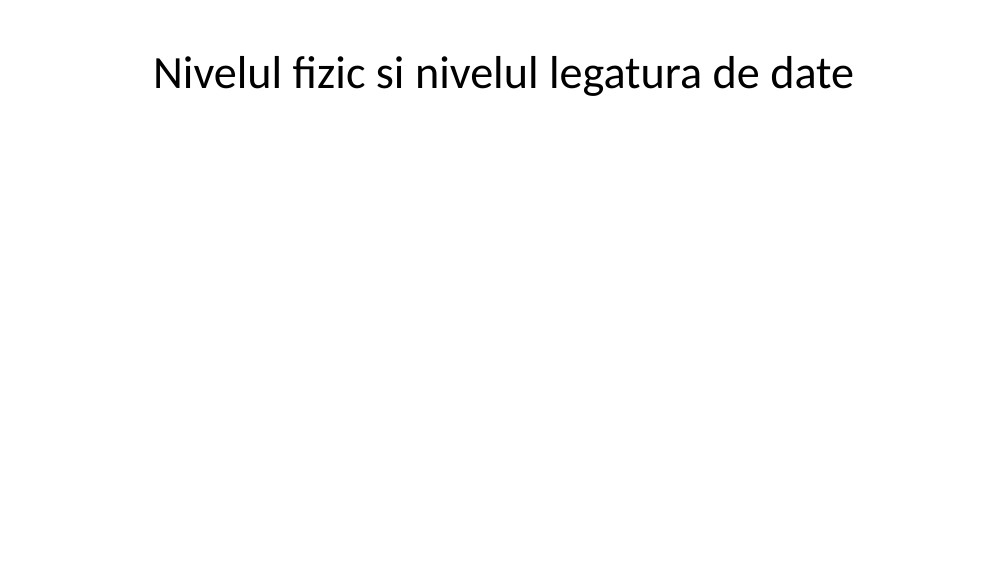
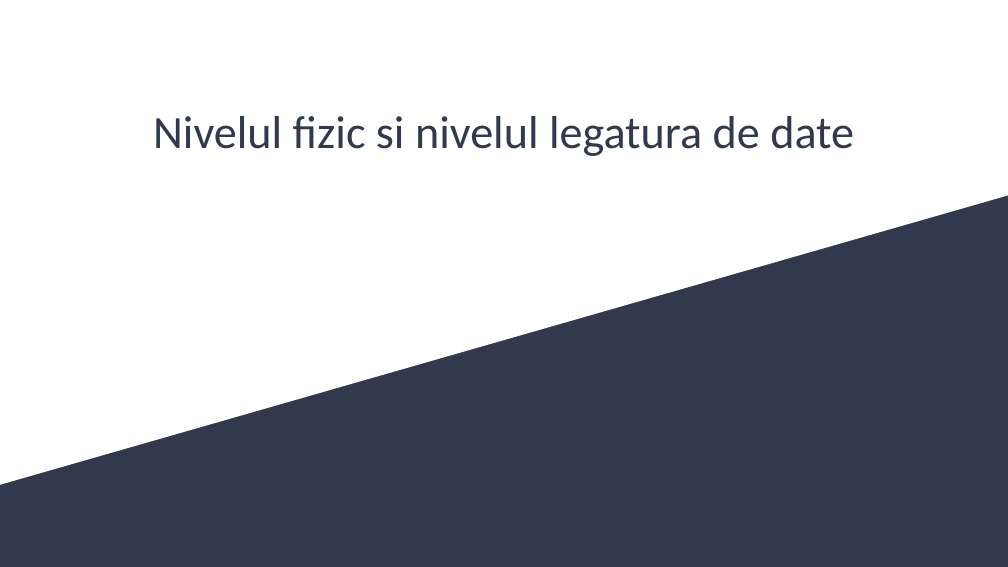
Before and after one commit to hypothetical-andrei/compnet-live-2026, a slide deck: slide 1 of c4/c4-fizic-si-legatura-de-date.pptx. Drawn at 1008x567 pixels with LibreOffice and Linux fonts; fonts in the diff are those of the drawing. Boxes give left, top, right and bottom in pixels: in the first picture for what was removed or moved away, otherwise in the second. Text is boxed around its words. In the diff, an @@ line names an element or a change of style, - is before the commit and + after.

```diff
--- a/c4/c4-fizic-si-legatura-de-date.pptx
+++ b/c4/c4-fizic-si-legatura-de-date.pptx
@@ background #FFFFFF to #31394D @@
@@ freeform shape added at (0, 0, 1008, 485), fill #FFFFFF @@
@@ title "Nivelul fizic si nivelul legatura ...": place and size @@
-title "Nivelul fizic si nivelul legatura ..." at (153, 56, 854, 96)
+title "Nivelul fizic si nivelul legatura ..." at (153, 116, 854, 156)
@@ title "Nivelul fizic si nivelul legatura ..." at (153, 116, 854, 156): text colour #000000 to #31394D @@
```
Also in this commit, not shown: 36 other slides changed, 45 other files.
